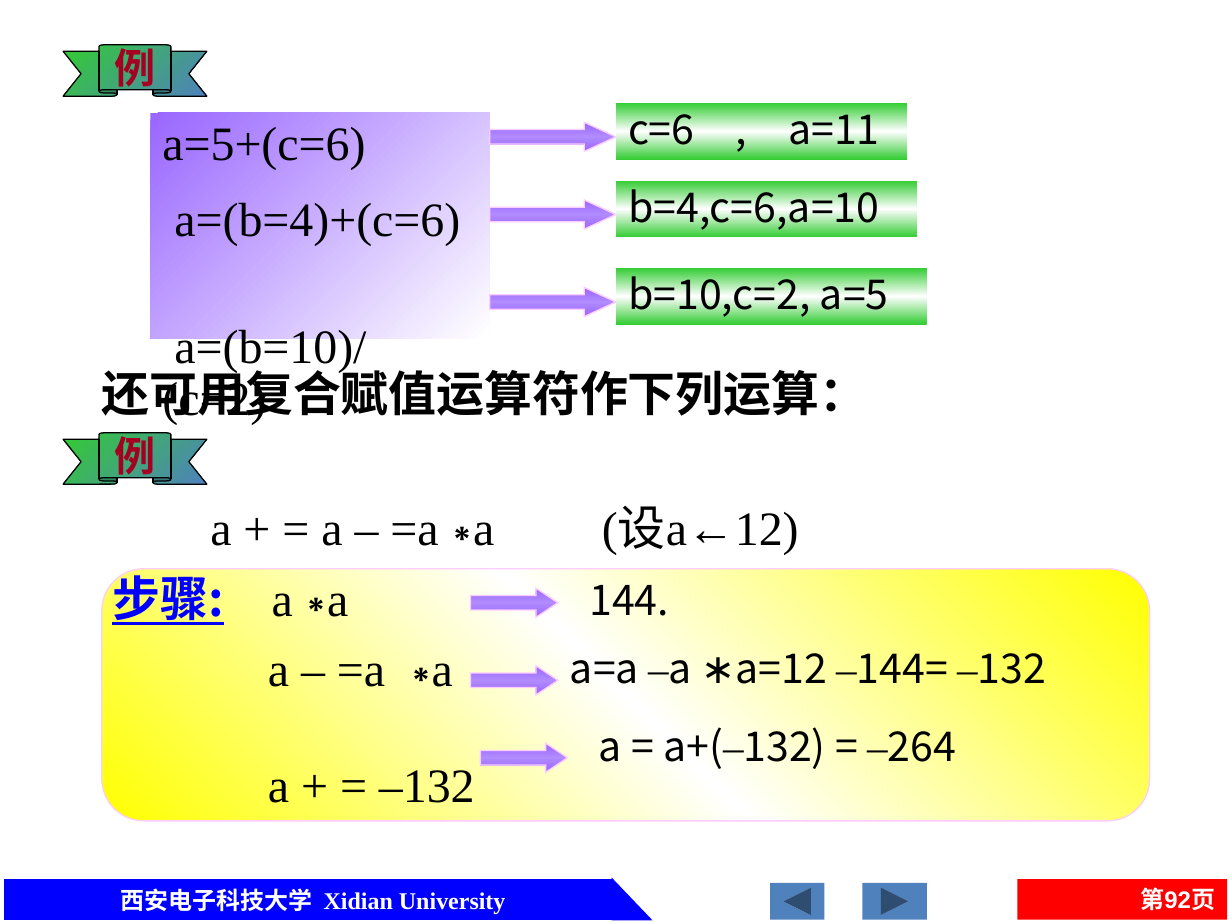
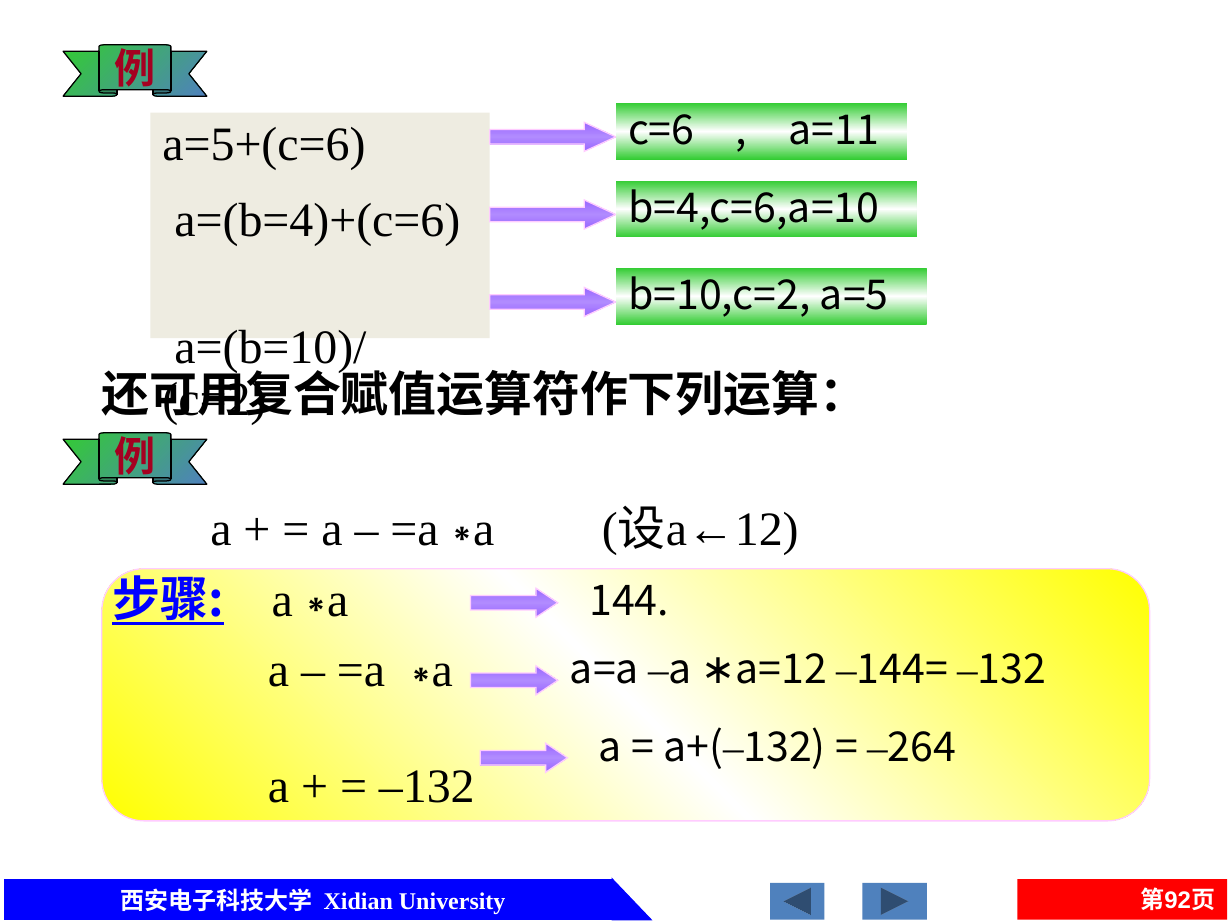
Before and after one commit to jtrfid/C-Repositories, a slide deck: slide 92 of 2016/C语言/课件/第2章 C的基本数据类型及运算.pptx. Drawn at 1232x924 pixels with LibreOffice and Linux fonts; fonts in the diff are those of the drawing. Boxes give left, top, right and bottom in pixels: in the first picture for what was removed or moved away, otherwise in the second. Text is boxed around its words. In the diff, an @@ line names an element or a change of style, - is before the commit and + after.

```diff
--- a/2016/C语言/课件/第2章 C的基本数据类型及运算.pptx
+++ b/2016/C语言/课件/第2章 C的基本数据类型及运算.pptx
@@ rectangle "a=5+(c=6)" at (x1=150, y1=112, x2=490, y2=338): fill gradient #9966FF to #FFFFFF to #EEECE1 @@
```
Also in this commit, not shown: 4 other slides changed, 1 other file.
